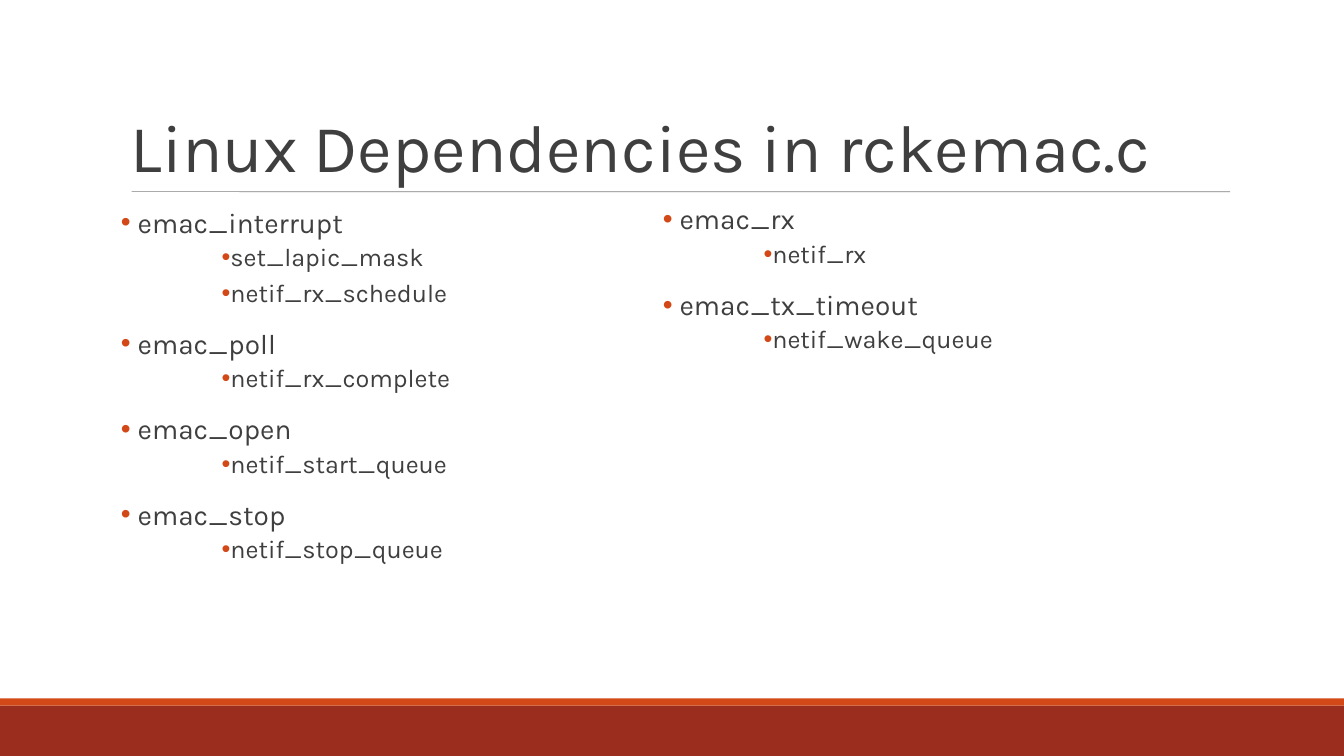
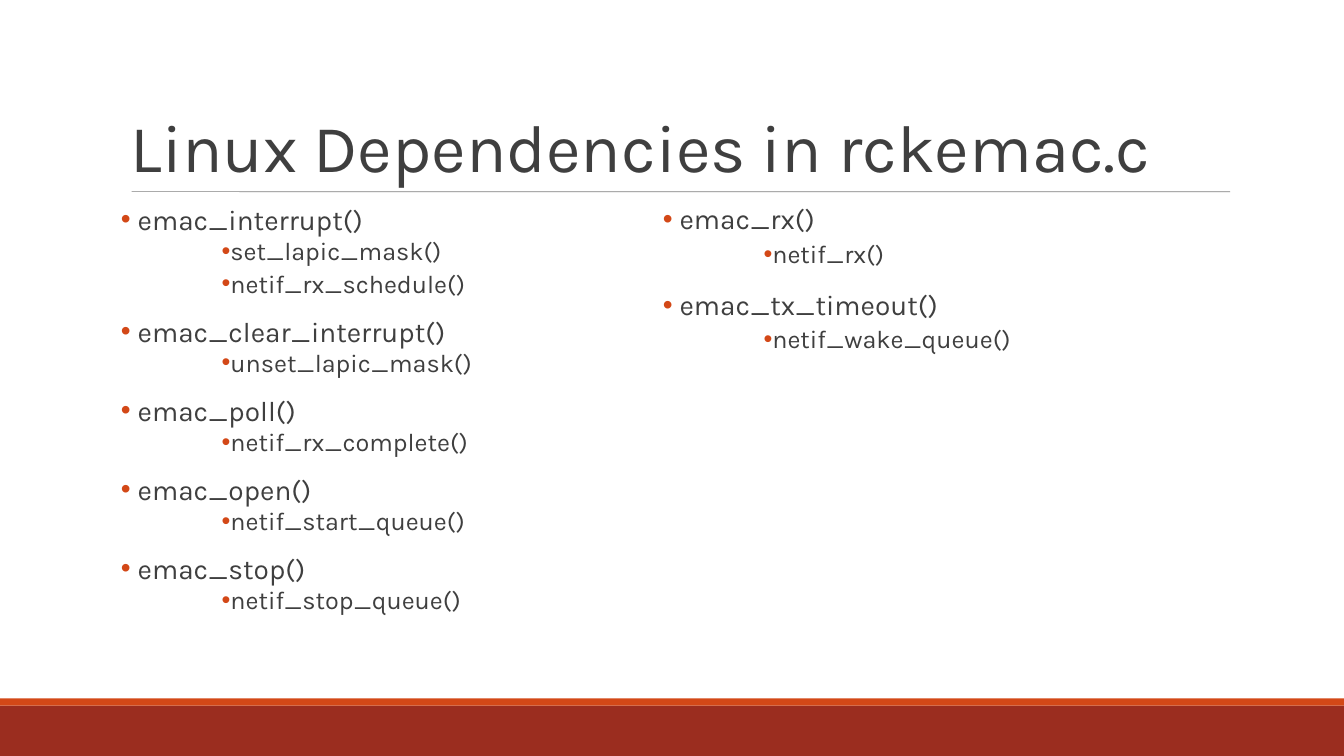
Before and after one commit to minitu/urop_priv, a slide deck: slide 3 of rckemac_linuxdep.ppt. Drawn at 1344x756 pixels with LibreOffice and Linux fonts; fonts in the diff are those of the drawing. Boxes give left, top, right and bottom in pixels: in the first picture for what was removed or moved away, otherwise in the second. Text is boxed around its words. In the diff, an @@ line names an element or a change of style, - is before the commit and + after.

Commit message:
Finish rckemac_linuxdep

```diff
--- a/rckemac_linuxdep.ppt
+++ b/rckemac_linuxdep.ppt
@@ text at (680, 209, 1010, 354): text changed @@
-• emac_rx
-  • netif_rx
-• emac_tx_timeout
-  • netif_wake_queue
+• emac_rx()
+  • netif_rx()
+• emac_tx_timeout()
+  • netif_wake_queue()
@@ text at (138, 210, 471, 615): text changed @@
-• emac_interrupt
-  • set_lapic_mask
-  • netif_rx_schedule
-• emac_poll
-  • netif_rx_complete
-• emac_open
-  • netif_start_queue
-• emac_stop
-  • netif_stop_queue
+• emac_interrupt()
+  • set_lapic_mask()
+  • netif_rx_schedule()
+• emac_clear_interrupt()
+  • unset_lapic_mask()
+• emac_poll()
+  • netif_rx_complete()
+• emac_open()
+  • netif_start_queue()
+• emac_stop()
+  • netif_stop_queue()
```
Also in this commit, not shown: 3 other slides changed, 14 slides added, 2 other files.
